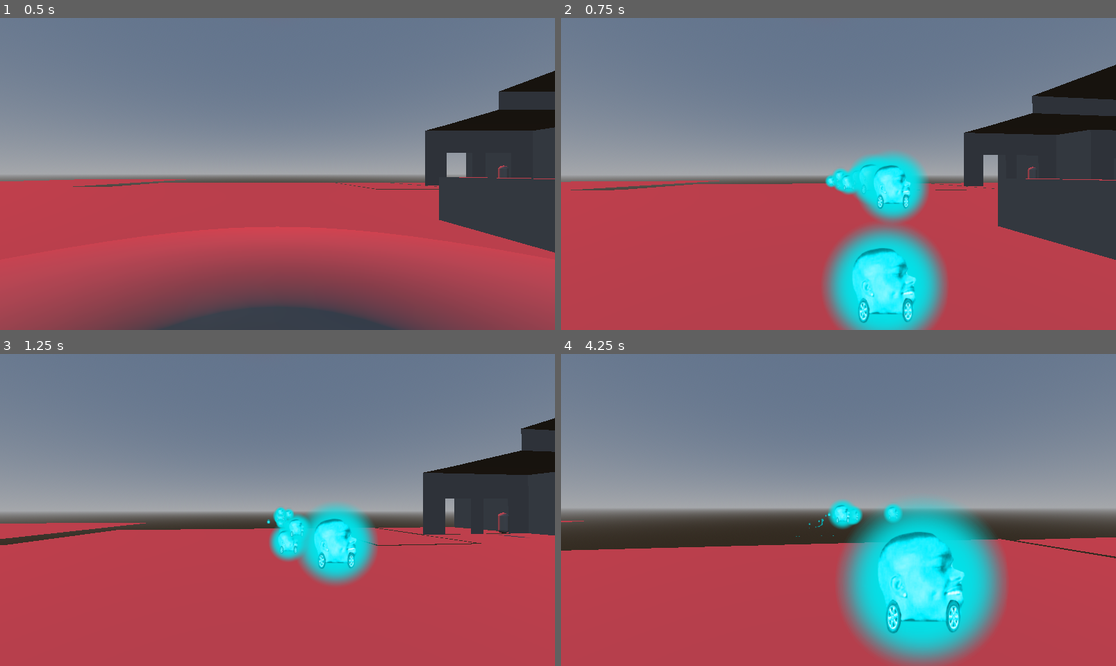
Above: before the commit, frames 1-4 (two rows, left to right).
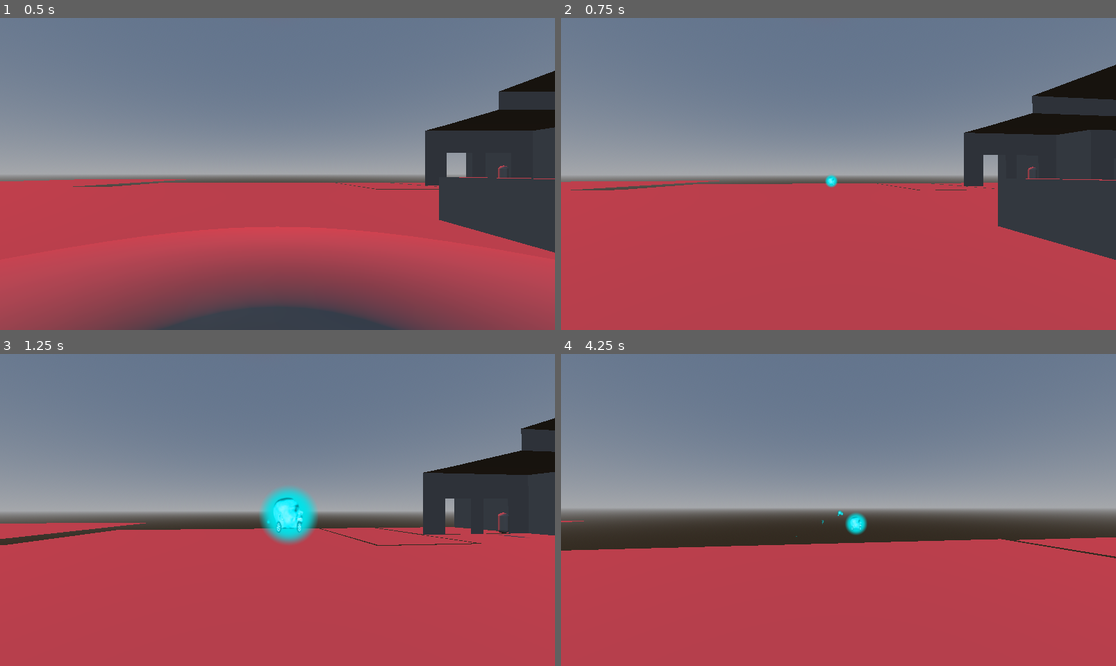
Above: after the commit, the same moments.

Repository: mFieldHouses/phase-two-the-dre-files
Game: Godot game, scene res://scenes/base_scene.tscn
Same seed, same stepped clock (60 frames per second), same inputs: the game is played once before the commit and once after it.
Inputs (mouse positions are in pixels of both pictures, inside the frame that each line leads up to):
- Up to frame 1 (0.5 s): no input
- Up to frame 2 (0.75 s): tap Enter at 0.5 s; move the mouse to (866, 174) at 0.52 s; press the mouse at (866, 174) at 0.53 s; hold W (forward) from 0.53 s (still down)
- Up to frame 3 (1.25 s): keep holding W (forward); tap Space (jump) at 0.77 s
- Up to frame 4 (4.25 s): keep holding W (forward); move the mouse to (810, 510) at 1.27 s; release the mouse at (810, 510) at 1.28 s; click (810, 510) at 1.35 s; tap Space (jump) at 1.52, 3.02, 3.77 s; move the mouse to (849, 503) at 2.02 s; press the mouse at (849, 503) at 2.03 s; tap Shift (sprint) at 2.1 s; move the mouse to (832, 516) at 2.77 s; release the mouse at (832, 516) at 2.78 s; click (832, 516) at 2.85 s; move the mouse to (877, 513) at 3.52 s; press the mouse at (877, 513) at 3.53 s

Frame 1 is identical in both runs. In frame 2, 9.1% of the frame differs, in the area x 47-70%, y 42-100%; in frame 3, 4.4%; in frame 4, 13%, in the area x 42-81%, y 46-100%.

Commit message:
Refactor
 - Changed "Bullet_origin" to "BulletOrigin"
- Changed autoload "information" to "GlobalData"
- Changed GlobalData variable "player" to "player_instance"

Diff:
--- /dev/null
+++ b/autoloads/GlobalData.gd
@@ -0,0 +1,3 @@
+extends Node
+
+var player_instance : CharacterBody3D
--- a/autoloads/information.gd
+++ /dev/null
@@ -1,2 +0,0 @@
-extends Node
-var player
--- a/node_3d.gd
+++ b/node_3d.gd
@@ -4,13 +4,13 @@
 @export var initial_velocity : float
 @export var bullets_spawning_range : float
 # alleen voor schonere code
-var player = information.player
+var player = GlobalData.player_instance
 
 
 # Called when the node enters the scene tree for the first time.
 func _ready() -> void:
 	$Sprite3D.scale = Vector3(1, 1, 1) * randf_range(0.1, 0.5)
-	global_position = player.get_node("Bullet_origin").global_position + Vector3(randf_range(-bullets_spawning_range, bullets_spawning_range), randf_range(-bullets_spawning_range, bullets_spawning_range), randf_range(-bullets_spawning_range, bullets_spawning_range))
+	global_position = player.get_node("BulletOrigin").global_position + Vector3(randf_range(-bullets_spawning_range, bullets_spawning_range), randf_range(-bullets_spawning_range, bullets_spawning_range), randf_range(-bullets_spawning_range, bullets_spawning_range))
 	velocity = -player.camera.global_transform.basis.z * initial_velocity
 	await get_tree().create_timer(3).timeout
 	queue_free()
--- a/project.godot
+++ b/project.godot
@@ -17,7 +17,7 @@
 
 [autoload]
 
-information="*res://autoloads/information.gd"
+GlobalData="*res://autoloads/GlobalData.gd"
 
 [filesystem]
 
--- a/scenes/base_scene.tscn
+++ b/scenes/base_scene.tscn
@@ -43,6 +43,7 @@
 
 [node name="Camera3D" type="Camera3D" parent="CharacterBody3D"]
 transform = Transform3D(1, 0, 0, 0, 1, 0, 0, 0, 1, 0, 0.30112934, -0.1820674)
+current = true
 fov = 80.0
 
 [node name="CollisionShape3D" type="CollisionShape3D" parent="CharacterBody3D"]
@@ -53,7 +54,7 @@
 
 [node name="Positronhitray" type="RayCast3D" parent="CharacterBody3D"]
 
-[node name="Bullet_origin" type="Node3D" parent="CharacterBody3D"]
+[node name="BulletOrigin" type="Node3D" parent="CharacterBody3D"]
 transform = Transform3D(1, 0, 0, 0, 1, 0, 0, 0, 1, 0.5714245, -0.18520963, -0.42741776)
 
 [node name="main" parent="." instance=ExtResource("2_ha2ph")]
--- a/scenes/character_body_3d.gd
+++ b/scenes/character_body_3d.gd
@@ -21,18 +21,12 @@
 var previous_camera_rotation_x : float = 0
 var previous_camera_rotation_y : float = 0
 
-
-
-
-
-
-
-var shoot_timeout := 0
+var shoot_timeout : float = 0
 @onready var camera : Camera3D = $Camera3D
 
 func _ready():
 	DisplayServer.mouse_set_mode(DisplayServer.MOUSE_MODE_CAPTURED)
-	information.player = self
+	GlobalData.player_instance = self
 	global_position = %Spawnpoint_player.global_position
 func _physics_process(delta: float) -> void:
 	# Add the gravity.
@@ -62,7 +56,7 @@
 	# shooting mechanic
 	if Input.is_action_pressed("left_mb"):
 		if shoot_timeout <= 0:
-			shoot_timeout = 0.05
+			shoot_timeout = 0.1
 			var positron_projectile = load("res://scenes/positron.tscn").instantiate()
 			positron_projectile.position = position
 			get_parent().add_child(positron_projectile)
Renamed: autoloads/information.gd.uid -> autoloads/GlobalData.gd.uid
